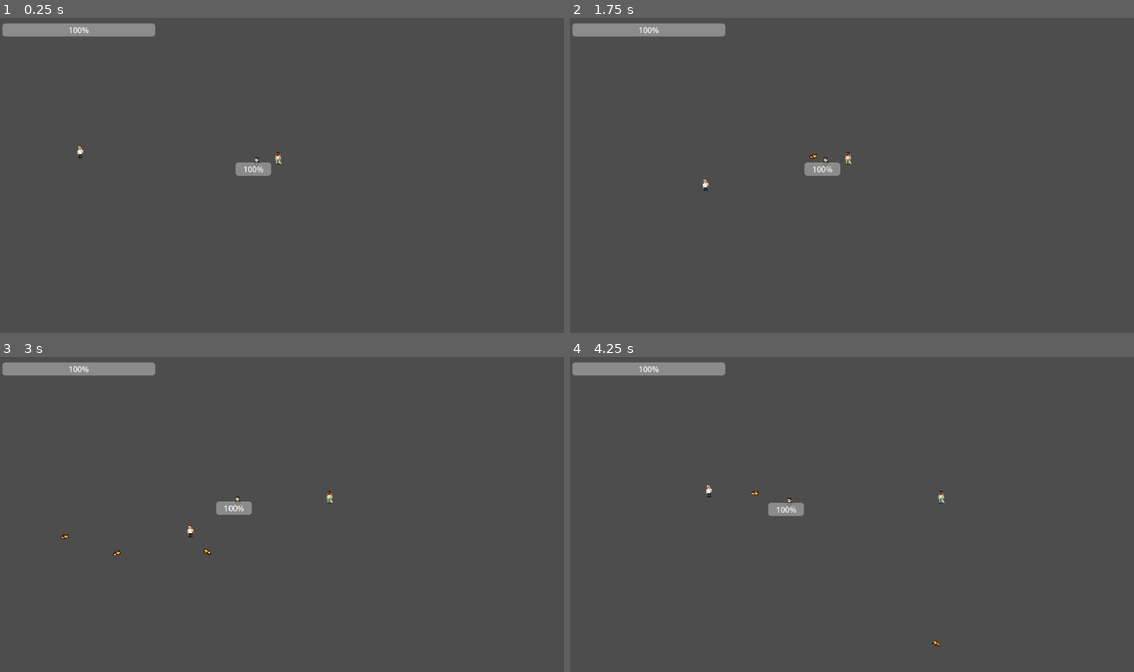
Above: before the commit, frames 1-4 (two rows, left to right).
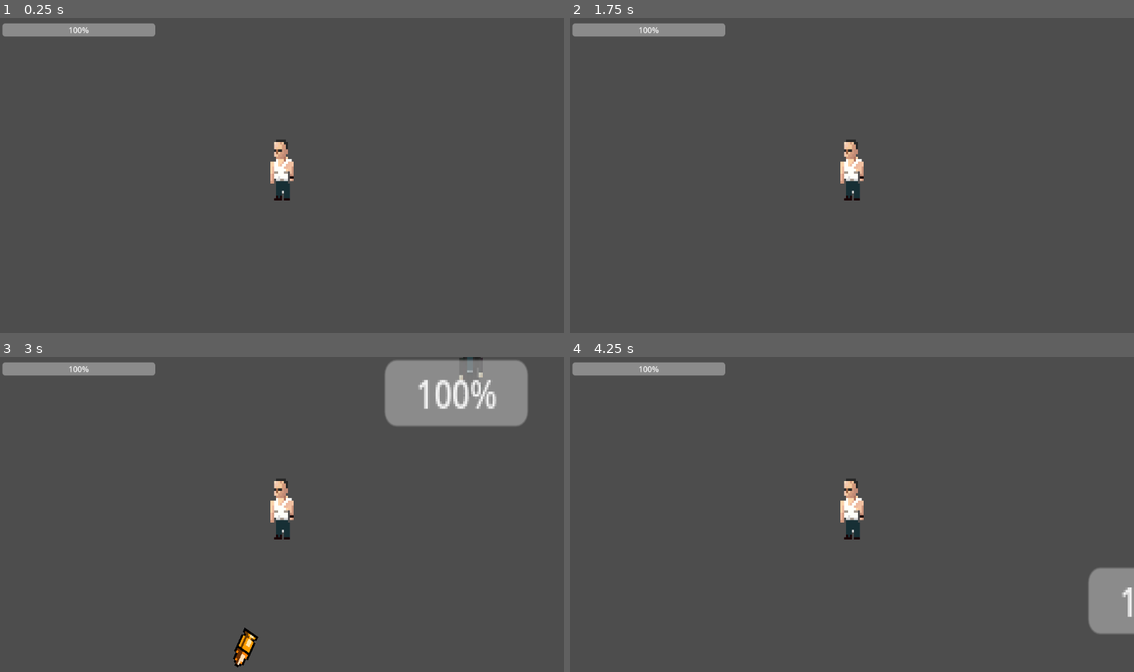
Above: after the commit, the same moments.

Repository: ante-perkovic/ludum-dare
Game: Godot game, scene res://Scenes/intro_level.tscn
The game is run twice, just before and just after one commit, with the same random seed, the same clock (stepped at 60 frames per second) and the same inputs.
Inputs (mouse positions are in pixels of both pictures, inside the frame that each line leads up to):
- Up to frame 1 (0.25 s): no input
- Up to frame 2 (1.75 s): tap Enter at 0.5 s; move the mouse to (976, 159) at 0.52 s; hold D (right) 0.53-1.28 s; hold E (interact) 0.53-1.28 s; move the mouse to (739, 191) at 1.27 s; hold S (down) from 1.28 s (still down); tap T (next_level_tmp) at 1.35 s
- Up to frame 3 (3 s): move the mouse to (338, 445) at 2.02 s; release S (down) at 2.03 s; hold D (right) 2.03-2.78 s; hold R (prev_level_tmp) 2.03-2.78 s; move the mouse to (253, 577) at 2.77 s; hold W (up) from 2.78 s (still down); tap Space (spacebar) at 2.85 s
- Up to frame 4 (4.25 s): move the mouse to (1021, 561) at 3.52 s; release W (up) at 3.53 s; hold A (left) from 3.53 s (still down); hold E (interact) from 3.53 s (still down)

The runs differ from the first frame. In frame 1, 0.9% of the frame differs, in the area x 13-53%, y 38-58%; in frame 2, 0.9%; in frame 3, 6.5%, in the area x 10-94%, y 0-99%; in frame 4, 2.6%.

Commit message:
Added camera

Diff:
--- a/ludumdaregame/Characters/enemy.gd
+++ b/ludumdaregame/Characters/enemy.gd
@@ -78,8 +78,6 @@
 	directions.erase(move_direction)
 	move_direction = directions[randi() % directions.size()]
 
-	shoot_projectile()
-
 func take_damage(amount: int):
 	health -= amount
 	if health <= 0:
@@ -96,10 +94,9 @@
 	shoot_timer.one_shot = false
 	shoot_timer.autostart = true
 	add_child(shoot_timer)
-	shoot_timer.timeout.connect(Callable(self, "shoot_projectile"))
+	#shoot_timer.timeout.connect(Callable(self, "shoot_projectile"))
 
 func shoot_projectile():
-
 	# find a player
 	var player = get_tree().get_first_node_in_group("player")
 	if player == null:
--- a/ludumdaregame/Characters/player.tscn
+++ b/ludumdaregame/Characters/player.tscn
@@ -4,7 +4,7 @@
 [ext_resource type="Script" uid="uid://cy2fyjv64so4l" path="res://Characters/player.gd" id="1_eovys"]
 
 [sub_resource type="RectangleShape2D" id="RectangleShape2D_5mj4t"]
-size = Vector2(27, 34)
+size = Vector2(14, 14)
 
 [sub_resource type="CircleShape2D" id="CircleShape2D_eovys"]
 radius = 58.0
@@ -32,3 +32,6 @@
 offset_right = 317.0
 offset_bottom = 38.0
 value = 100.0
+
+[node name="Camera2D" type="Camera2D" parent="."]
+zoom = Vector2(4, 5)
--- a/ludumdaregame/Characters/projectile.gd
+++ b/ludumdaregame/Characters/projectile.gd
@@ -21,7 +21,6 @@
 
 	# check if body is enemy
 	if body.is_in_group("enemy"):
-		print("A")
 		body.take_damage(20)
 		queue_free()
 
